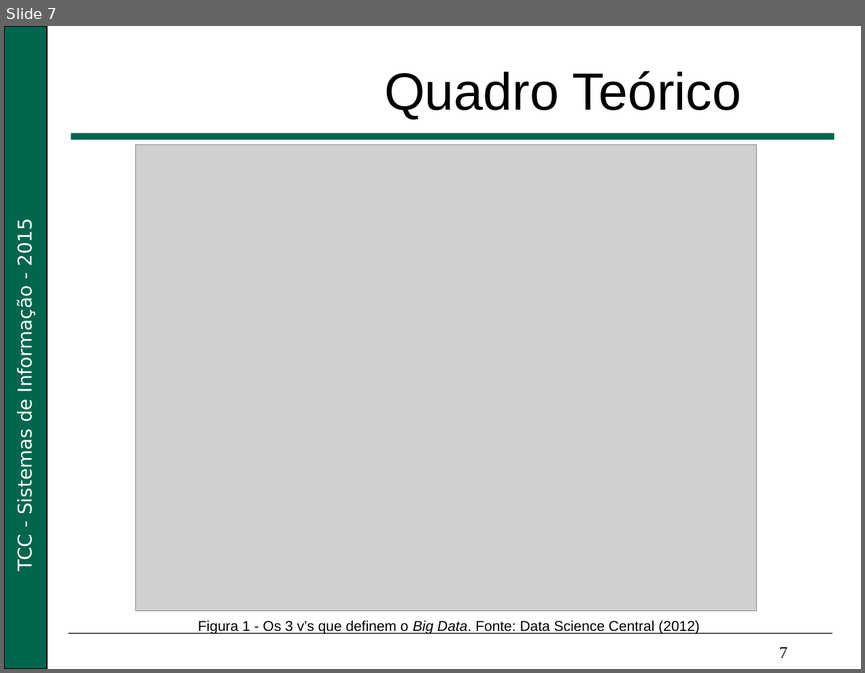
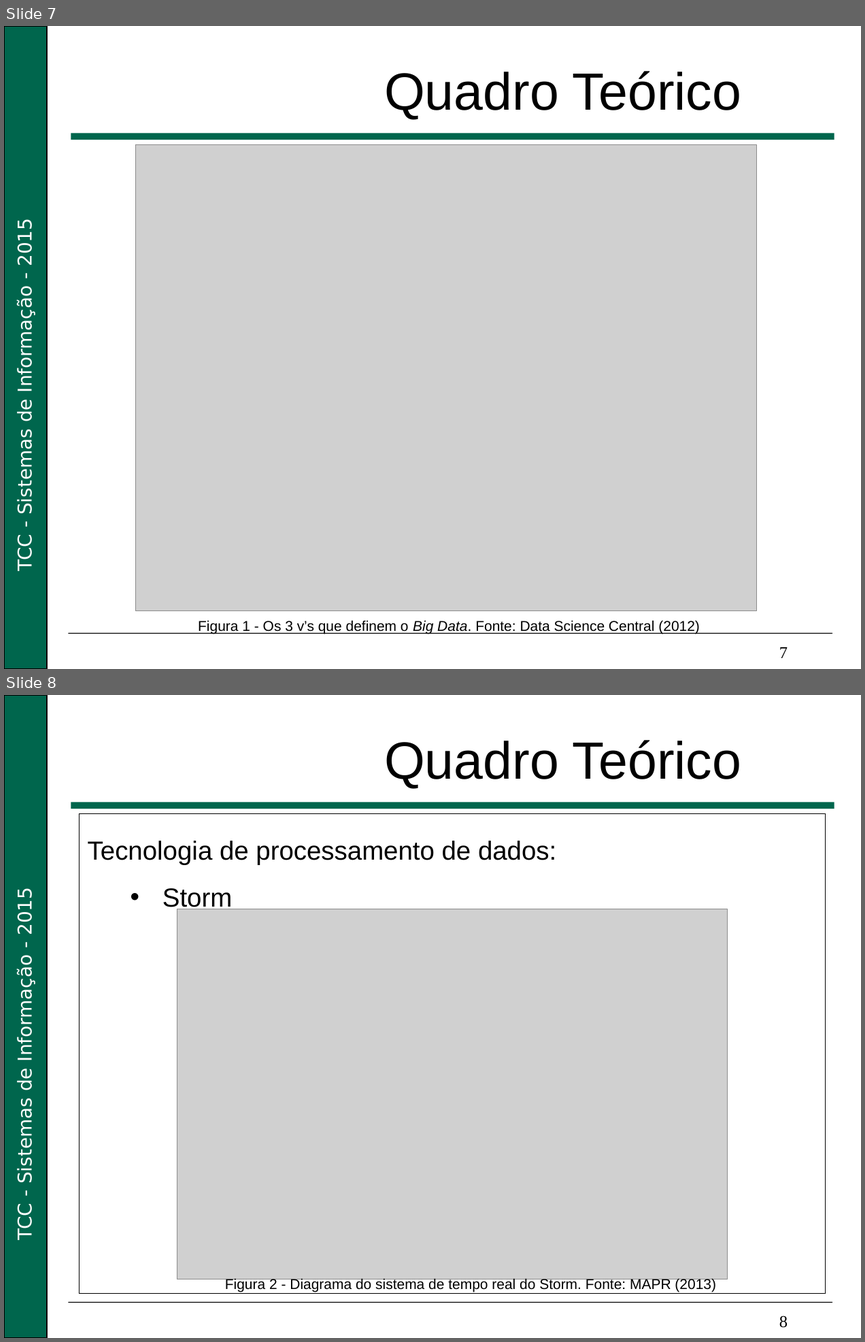
Before and after one commit to Nikofoxxx/TCC, a slide deck: documents/life_cycle/Apresentação_Big_Data.pptx. Shown one above the other, each under a label of ours: slide 7 before the commit, slides 7 and 8 after it. The pictures are 865x673 and 865x1342 pixels, drawn with LibreOffice and Linux fonts; fonts in the diff are those of the drawing; grey boxes stand for pictures; background and template pictures are left out. Boxes give left, top, right and bottom in pixels: in the first picture for what was removed or moved away, otherwise in the second. Text is boxed around its words. In the diff, an @@ line names an element or a change of style, - is before the commit and + after.

Commit message:
Desenvolvimento da Apresentação
Adicionada a imagem explicativa do storm

```diff
--- a/documents/life_cycle/Apresentação_Big_Data.pptx
+++ b/documents/life_cycle/Apresentação_Big_Data.pptx
@@ slide 8 added at <box>4,695,861,1338</box>, background #FFFFFF; not listed: 4 template elements that a slide beside it also shows @@
@@ title added at <box>384,740,741,789</box>, 44 pt, text #000000 @@
+Quadro Teórico
@@ rectangle added at <box>79,814,825,1293</box>, outline #000000 0.75 pt, 22 pt, text #000000 @@
+Tecnologia de processamento de dados:
+  • Storm
@@ picture added at <box>177,909,727,1278</box> @@
@@ text added at <box>225,1277,716,1291</box>, 12 pt, text #000000 @@
+Figura 2 - Diagrama do sistema de tempo real do Storm. Fonte: MAPR (2013)
@@ text added at <box>779,1315,787,1327</box>, 14 pt, text #000000 @@
+8
```
Also in this commit, not shown: 8 slides changed.
